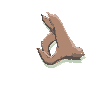
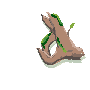
Before/after of a 90px x 90px layered artwork. What changed in the layer stack:
pixels changed over (41, 13, 75, 53) (layer not identified)
